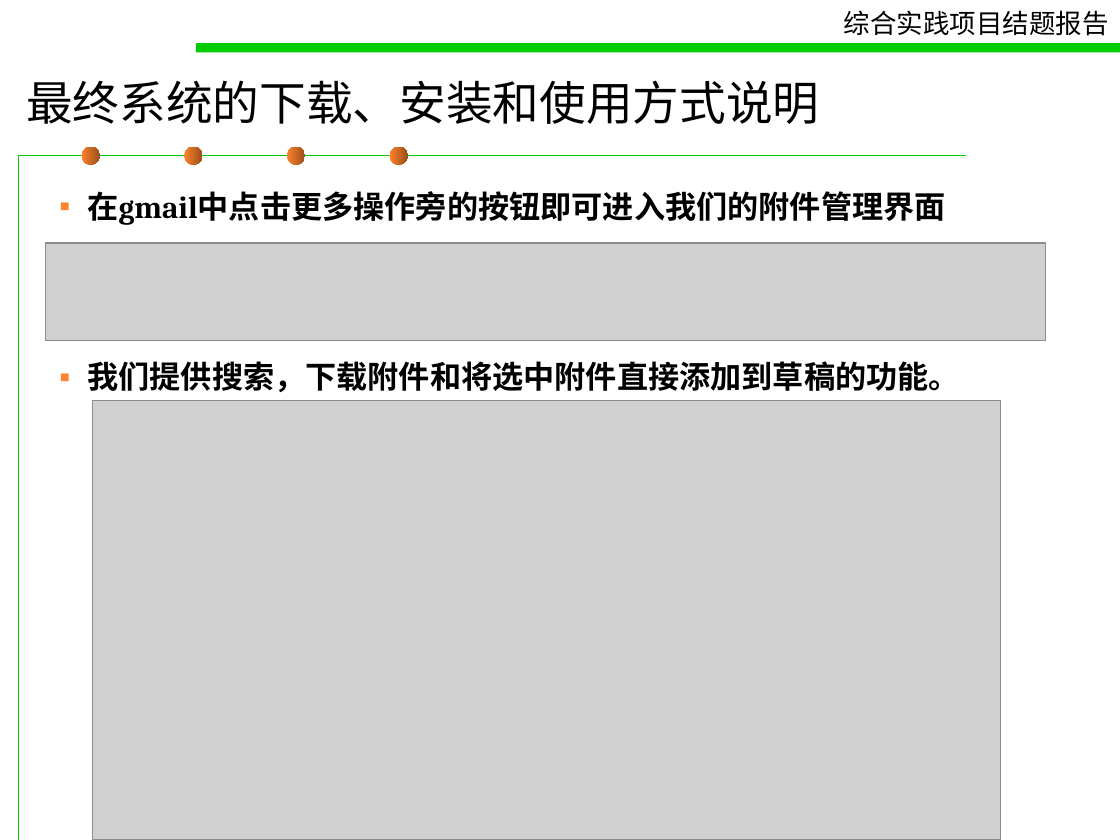
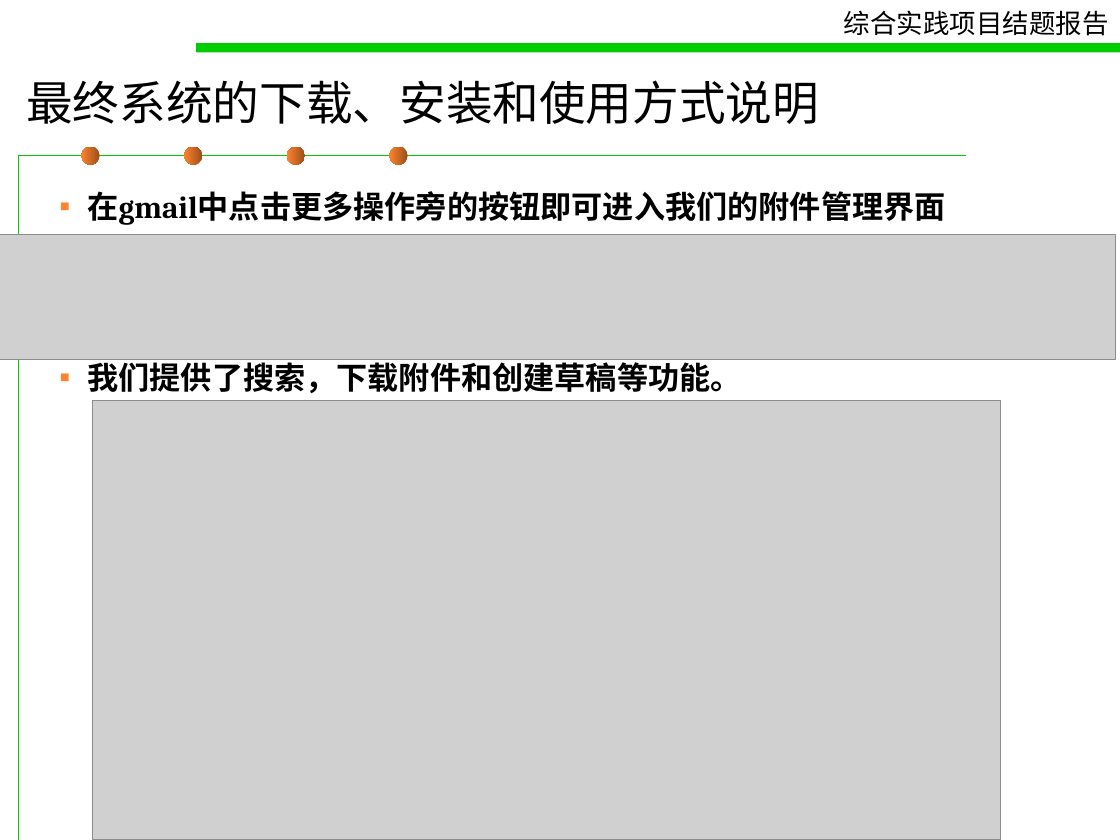
Before and after one commit to pokerG/Gmail-attachment-extension, a slide deck: slide 4 of doc/concludingreport.ppt. Drawn at 1120x840 pixels with LibreOffice and Linux fonts; fonts in the diff are those of the drawing; grey boxes stand for pictures. Boxes give left, top, right and bottom in pixels: in the first picture for what was removed or moved away, otherwise in the second. Text is boxed around its words. In the diff, an @@ line names an element or a change of style, - is before the commit and + after.

```diff
--- a/doc/concludingreport.ppt
+++ b/doc/concludingreport.ppt
@@ fill gradient #FF822D to #9B4F1B to gradient #9B4F1B to #FF822D in 4 elements at (x1=82, y1=147, x2=100, y2=165), (x1=184, y1=147, x2=202, y2=165), (x1=287, y1=147, x2=305, y2=165), (x1=390, y1=147, x2=408, y2=165) @@
@@ picture resized from (x1=45, y1=243, x2=1045, y2=340) to (x1=0, y1=235, x2=1116, y2=360) @@
@@ text at (x1=87, y1=357, x2=741, y2=393): text changed @@
-▪ 我们提供搜索，下载附件和将选中附件直接添加到草稿的功能。
+▪ 我们提供了搜索，下载附件和创建草稿等功能。
```
Also in this commit, not shown: 25 other slides changed.
